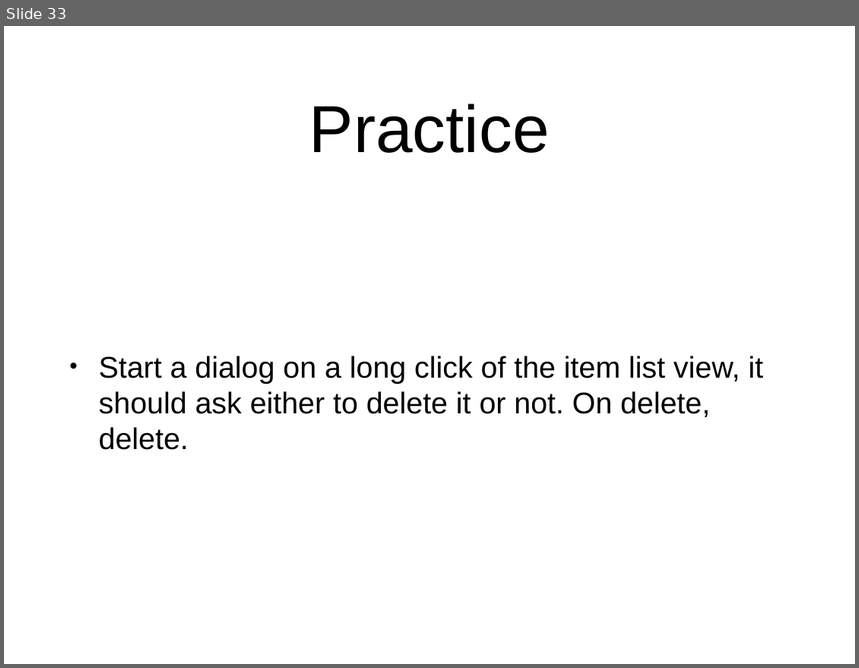
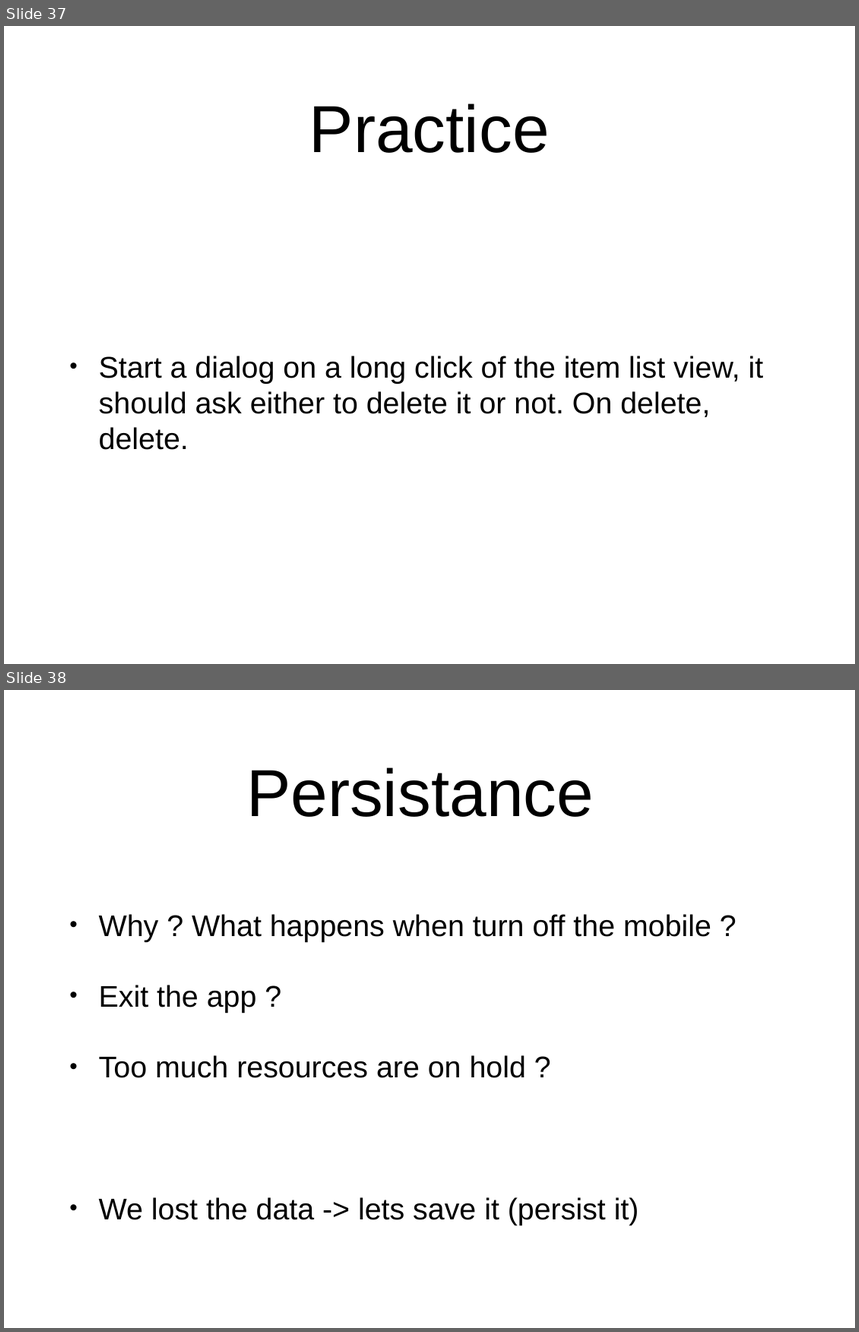
Before and after one commit to SerjSmor/AndroidSweatshop, a slide deck: Slides/Sweatshop 2/Workshop 2.pptx. Shown one above the other, each under a label of ours: slide 33 before the commit, slides 37 and 38 after it. The pictures are 859x668 and 859x1332 pixels, drawn with LibreOffice and Linux fonts; fonts in the diff are those of the drawing; background and template pictures are left out. Boxes give left, top, right and bottom in pixels: in the first picture for what was removed or moved away, otherwise in the second. Text is boxed around its words. In the diff, an @@ line names an element or a change of style, - is before the commit and + after.

```diff
--- a/Slides/Sweatshop 2/Workshop 2.pptx
+++ b/Slides/Sweatshop 2/Workshop 2.pptx
@@ slide 38 added at [4, 690, 855, 1328], background #FFFFFF @@
@@ title added at [246, 768, 594, 817], 80 pt, text #000000 @@
+Persistance
@@ text added at [99, 914, 712, 1225], 36 pt, text #000000 @@
+• Why ? What happens when turn off the mobile ?
+• Exit the app ?
+• Too much resources are on hold ?
+• We lost the data -> lets save it (persist it)
@@ what was slide 33 is now slide 37 @@
```
Also in this commit, not shown: 1 slide changed, 8 other slides added, 3 slides removed, 35 other files.
